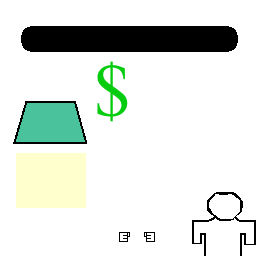
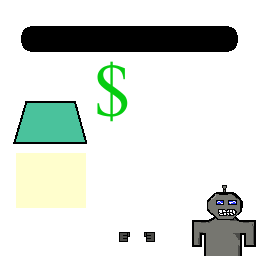
Two versions of the same layered image (256 x 256). Layer-by-layer changes:
removed layer "Layer 1" over left=120, top=233, right=129, bottom=241
removed layer "Layer 2" over left=145, top=233, right=154, bottom=241
painted on "Layer 0" over left=120, top=185, right=256, bottom=256
